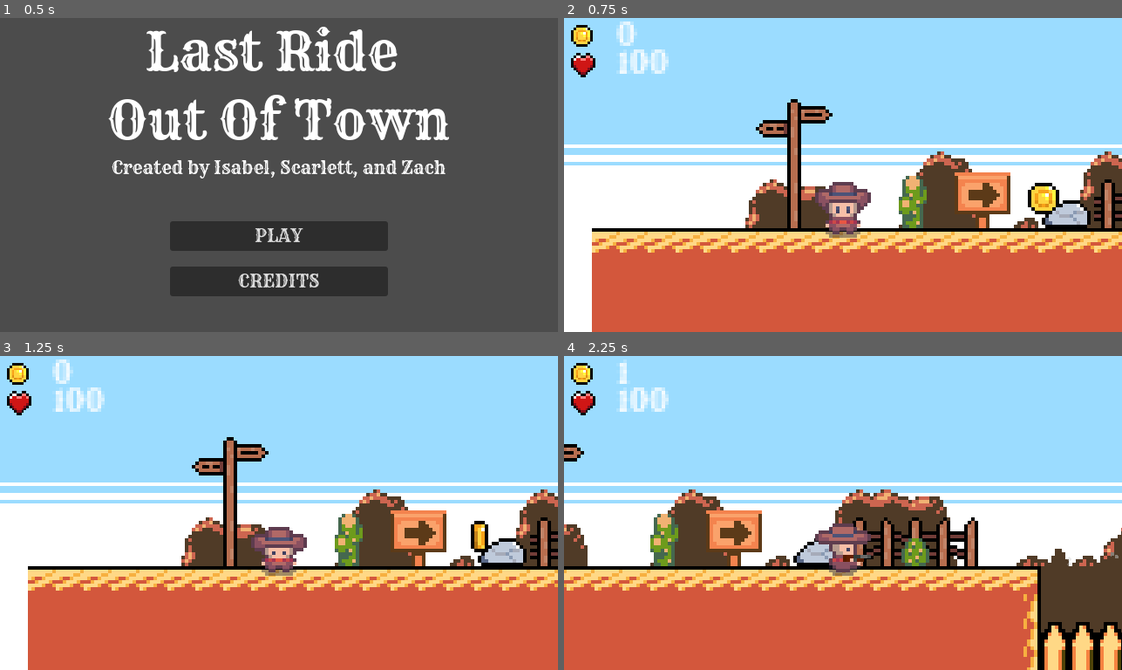
Above: before the commit, frames 1-4 (two rows, left to right).
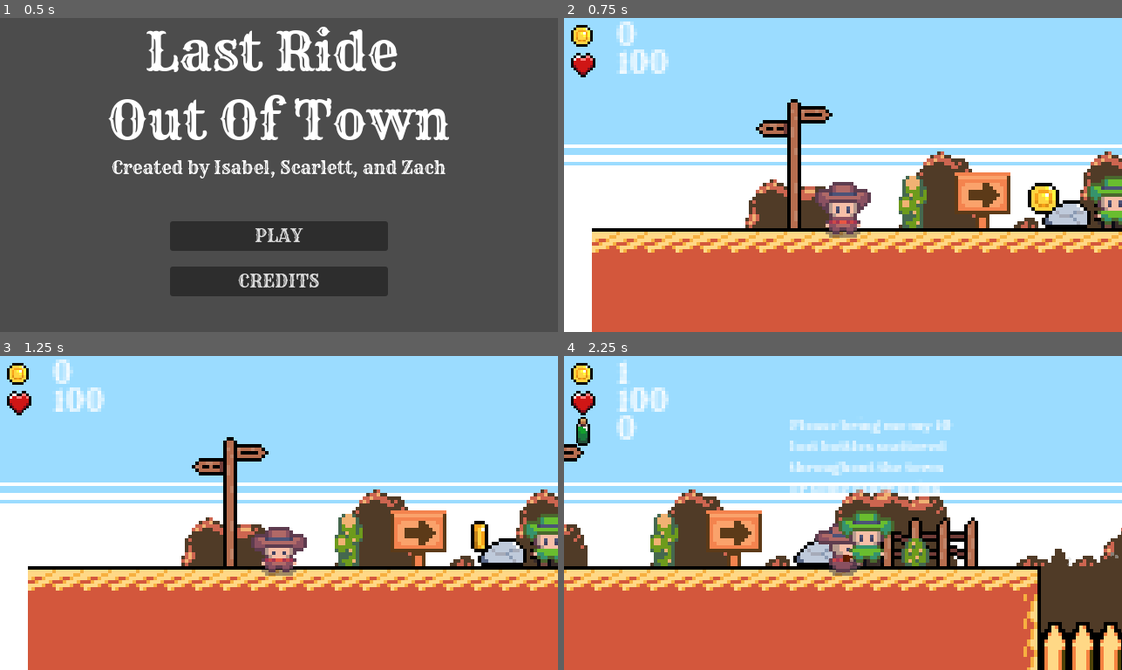
Above: after the commit, the same moments.

Repository: iltusing/hoohacks26
Game: Godot game, scene res://scenes/title.tscn
The game is run twice, just before and just after one commit, with the same random seed, the same clock (stepped at 60 frames per second) and the same inputs. Sound files missing from this copy of the repository are replaced by a short silence.
Inputs:
- Up to frame 1 (0.5 s): no input
- Up to frame 2 (0.75 s): click "PLAY" at 0.5 s
- Up to frame 3 (1.25 s): no input
- Up to frame 4 (2.25 s): hold D (move_right) from 1.28 s (still down); tap Space (shoot) at 1.35, 2.1 s; tap W (jump) at 1.52 s

Frame 1 is identical in both runs. In frame 2, 0.7% of the frame differs, in the area x 93-100%, y 50-67%; in frame 3, 0.7%; in frame 4, 3.8%, in the area x 2-70%, y 18-67%.

Commit message:
green bottle UI

Diff:
--- a/wild-west-game/scenes/main.tscn
+++ b/wild-west-game/scenes/main.tscn
@@ -12,6 +12,7 @@
 [ext_resource type="Texture2D" uid="uid://xaiy0glusy4q" path="res://assets/coin.png" id="8_tipki"]
 [ext_resource type="PackedScene" path="res://scenes/platform.tscn" id="9_85g3d"]
 [ext_resource type="Texture2D" uid="uid://6vu80upjw4sy" path="res://assets/heart.png" id="9_choun"]
+[ext_resource type="Texture2D" uid="uid://b5oww56gmffwm" path="res://assets/greenbottle.png" id="11_jbj1t"]
 [ext_resource type="PackedScene" uid="uid://da48gb4eftwwc" path="res://scenes/coin.tscn" id="11_ya4ey"]
 [ext_resource type="PackedScene" path="res://scenes/enemy.tscn" id="12_eb6dy"]
 [ext_resource type="PackedScene" uid="uid://dc08v5eg0nm3t" path="res://scenes/quest_npc.tscn" id="15_jkv2x"]
@@ -3326,6 +3327,23 @@
 theme_override_font_sizes/font_size = 8
 text = "100"
 
+[node name="HBOX_BOTTLES" type="HBoxContainer" parent="Player/UI/VBoxContainer" unique_id=433098259]
+unique_name_in_owner = true
+visible = false
+layout_mode = 2
+
+[node name="bottle_texture" type="TextureRect" parent="Player/UI/VBoxContainer/HBOX_BOTTLES" unique_id=261130579]
+layout_mode = 2
+texture = ExtResource("11_jbj1t")
+expand_mode = 2
+
+[node name="BOTTLES" type="Label" parent="Player/UI/VBoxContainer/HBOX_BOTTLES" unique_id=1754056961]
+unique_name_in_owner = true
+layout_mode = 2
+theme_override_fonts/font = ExtResource("8_85g3d")
+theme_override_font_sizes/font_size = 8
+text = "0"
+
 [node name="Killzone" parent="." unique_id=155024343 instance=ExtResource("7_o6xl0")]
 position = Vector2(141, 24)
 scale = Vector2(1, 1.2)
@@ -3383,6 +3401,6 @@
 position = Vector2(303, -80)
 
 [node name="QuestNPC" parent="." unique_id=250329415 instance=ExtResource("15_jkv2x")]
-position = Vector2(874, -56)
+position = Vector2(78, -8)
 
 [connection signal="body_entered" from="Killzone" to="Enemy1" method="_on_killzone_body_entered"]
--- a/wild-west-game/scripts/quest_prompt.gd
+++ b/wild-west-game/scripts/quest_prompt.gd
@@ -14,3 +14,4 @@
 func _on_interaction_area_body_entered(body: Node2D) -> void:
 	if body.is_in_group("player"):
 		rich_text_label.visible = true
+		get_tree().current_scene.get_node("%HBOX_BOTTLES").visible = true
Binary file added: wild-west-game/assets/greenbottle.png
Not shown, added: wild-west-game/assets/greenbottle.png.import
